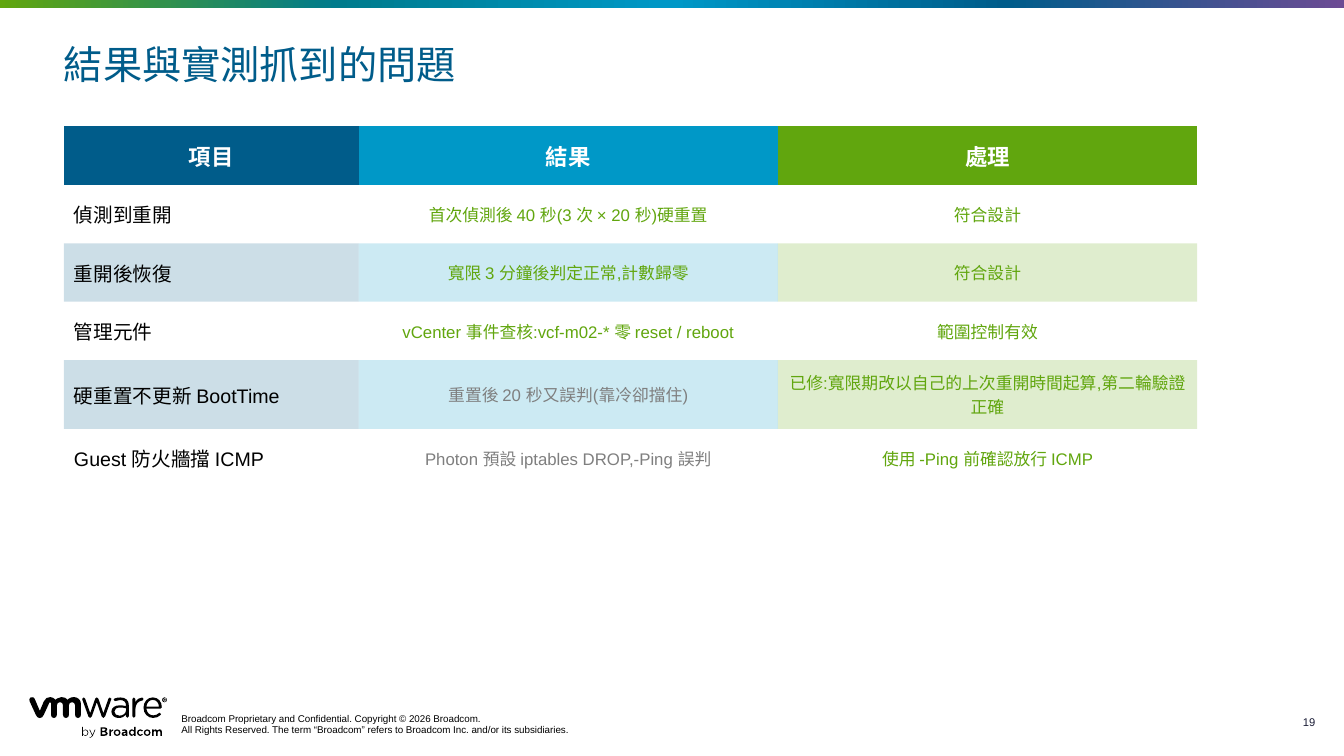
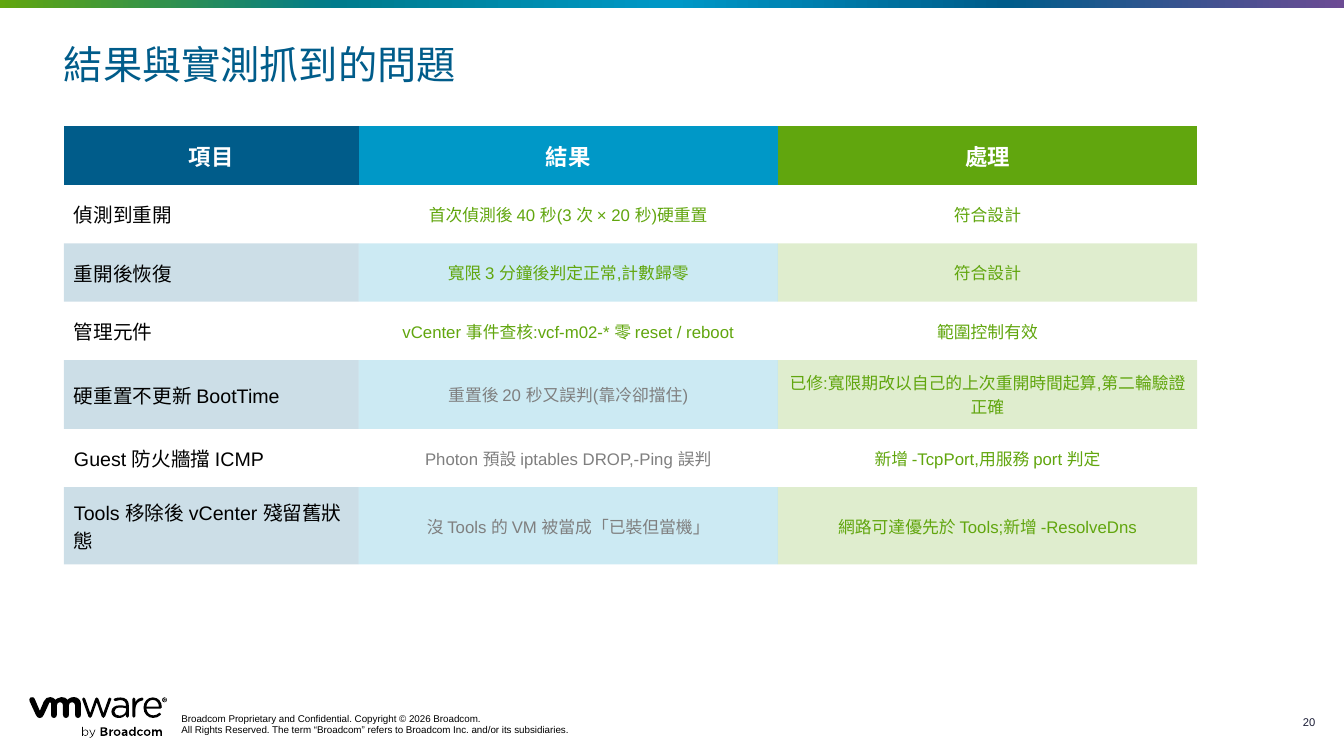
Before and after one commit to kostenyang/watch-vmhealth, a slide deck: slide 20 of docs/Watch-VMHealth-服務VM自動重開工具.pptx (slide 19 before the commit). Drawn at 1344x756 pixels with LibreOffice and Linux fonts; fonts in the diff are those of the drawing. Boxes give left, top, right and bottom in pixels: in the first picture for what was removed or moved away, otherwise in the second. Text is boxed around its words. In the diff, an @@ line names an element or a change of style, - is before the commit and + after.

```diff
--- a/docs/Watch-VMHealth-服務VM自動重開工具.pptx
+++ b/docs/Watch-VMHealth-服務VM自動重開工具.pptx
@@ table at [64, 126, 1197, 554] @@
-row 6: Guest 防火牆擋 ICMP | Photon 預設 iptables DROP,-Ping 誤判 | 使用 -Ping 前確認放行 ICMP
+row 6: Guest 防火牆擋 ICMP | Photon 預設 iptables DROP,-Ping 誤判 | 新增 -TcpPort,用服務 port 判定
+row 7: Tools 移除後 vCenter 殘留舊狀態 | 沒 Tools 的 VM 被當成「已裝但當機」 | 網路可達優先於 Tools;新增 -ResolveDns
@@ page number at [1303, 718, 1315, 726]: text changed @@
-19
+20
```
Also in this commit, not shown: 4 other slides changed, 1 slide added, 3 other files.
